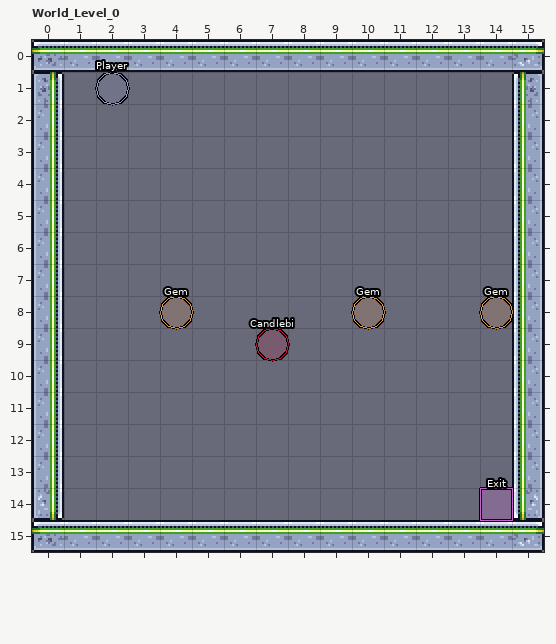
A LDtk project gets an edit: res/maps/ms-driller.ldtk. Above is the file before it was changed.
Cells are 16x16 px. Shown: World_Level_0 x 0..15, y 0..15. The old version is drawn lined up with the new one.
Now the later version:
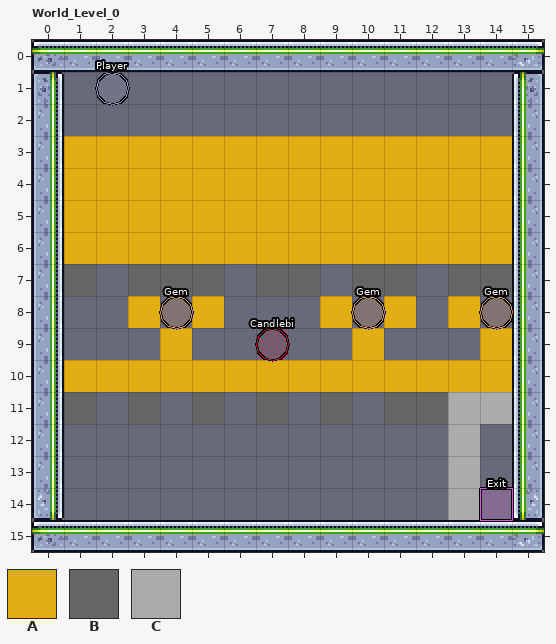
Key: from "IEntityGrid": A 3 "RegBlock", B 4 "StaticBlock", C 5 "SteelBlock".
_ is an empty cell.
Tiles of an added or newly shown layer are drawn over the layers below it.
The edit:
map size 16x16 -> 16x17 cells
Layer "IEntityGrid" (added):
y 3..6: x 1..14 ______________ -> AAAAAAAAAAAAAA
y 7: x 1 _ -> B; x 3..5 ___ -> BBB; x 7..8 __ -> BB; x 10..11 __ -> BB; x 13..14 __ -> BB
y 8: x 3 _ -> A; x 5 _ -> A; x 9 _ -> A; x 11 _ -> A; x 13 _ -> A
y 9: x 4 _ -> A; x 10 _ -> A; x 14 _ -> A
y 10: x 1..14 ______________ -> AAAAAAAAAAAAAA
y 11: x 1 _ -> B; x 3 _ -> B; x 5 _ -> B; x 7 _ -> B; x 9 _ -> B; x 11..14 ____ -> BBCC
y 12..14: x 13 _ -> C
